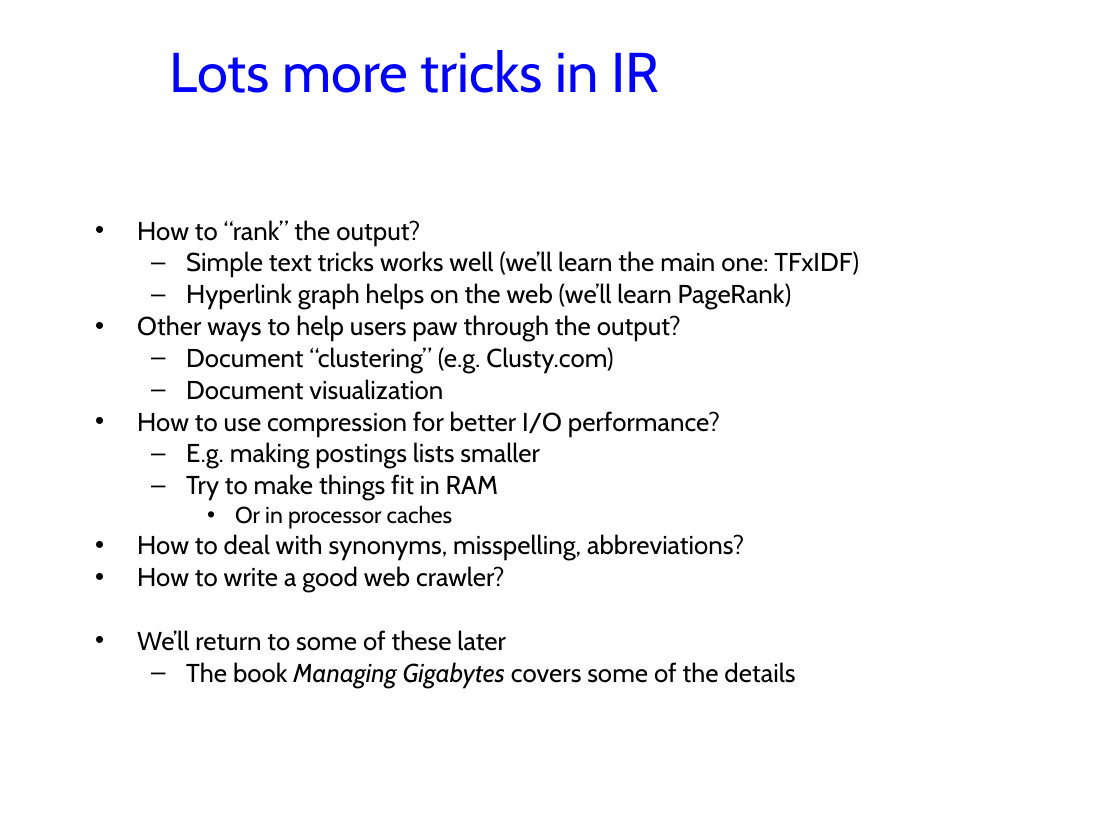
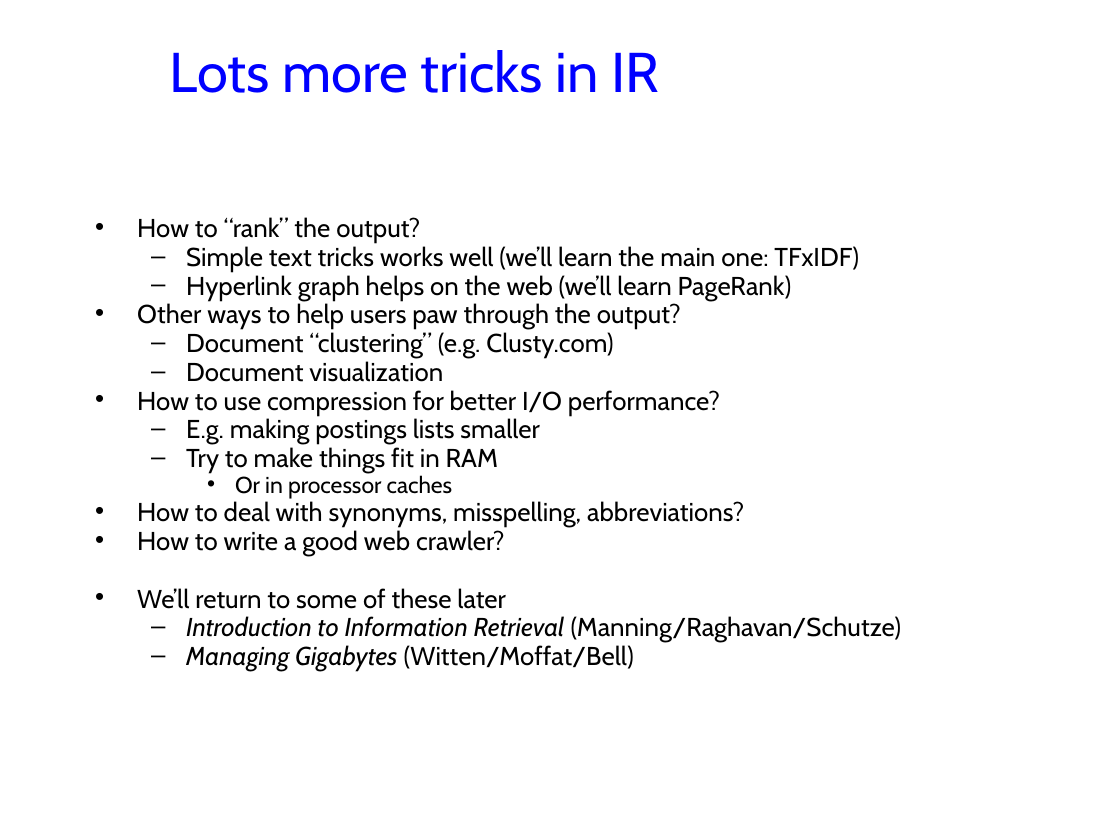
Before and after one commit to jhellerstein/cs186-09, a slide deck: slide 15 of lecs/08-BooleanSearch.ppt. Drawn at 1120x840 pixels with LibreOffice and Linux fonts; fonts in the diff are those of the drawing; background and template pictures are left out. Boxes give left, top, right and bottom in pixels: in the first picture for what was removed or moved away, otherwise in the second. Text is boxed around its words. In the diff, an @@ line names an element or a change of style, - is before the commit and + after.

```diff
--- a/lecs/08-BooleanSearch.ppt
+++ b/lecs/08-BooleanSearch.ppt
@@ text at (137,217,859,609): line spacing 0.8 to 0.7 @@
@@ text at (186,616,901,671): text changed; italic on @@
-  – The book Managing Gigabytes covers some of the details
+  – Introduction to Information Retrieval (Manning/Raghavan/Schutze)
+  – Managing Gigabytes (Witten/Moffat/Bell)
```
Also in this commit, not shown: 1 other slide changed, 1 other file.
